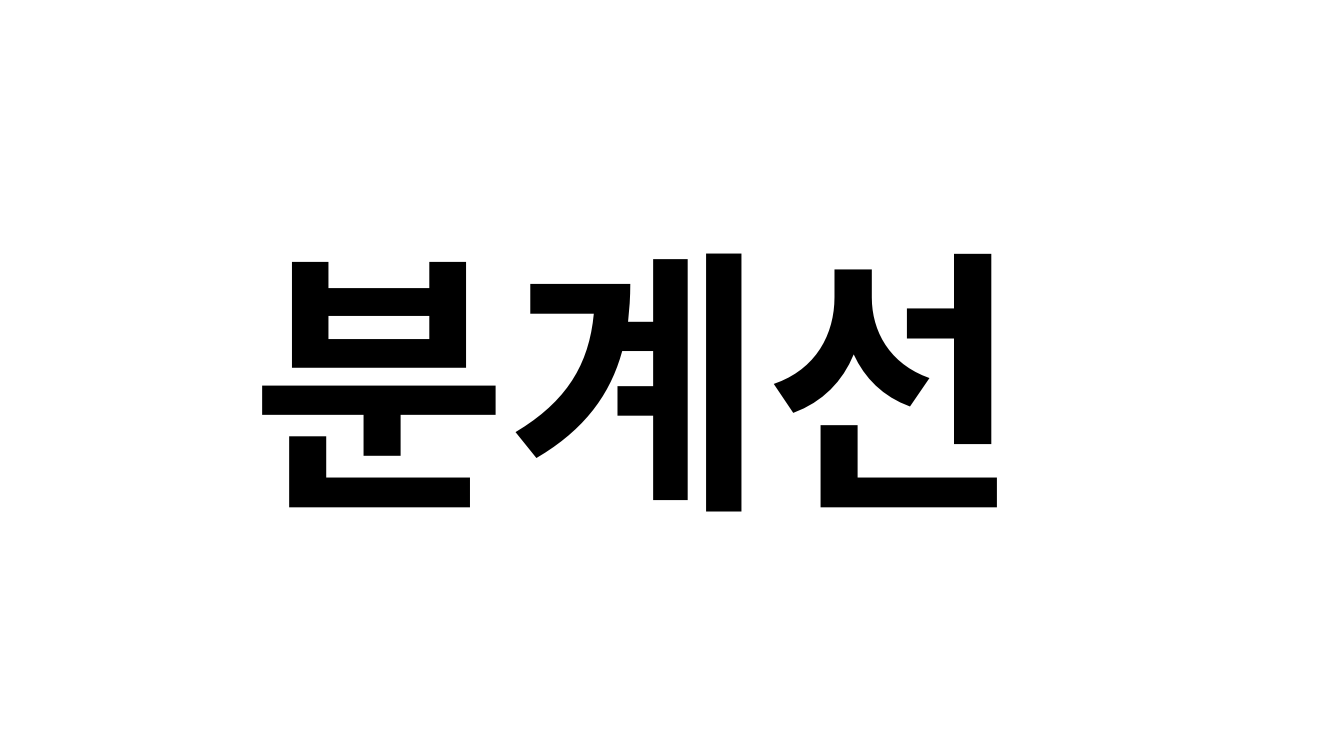
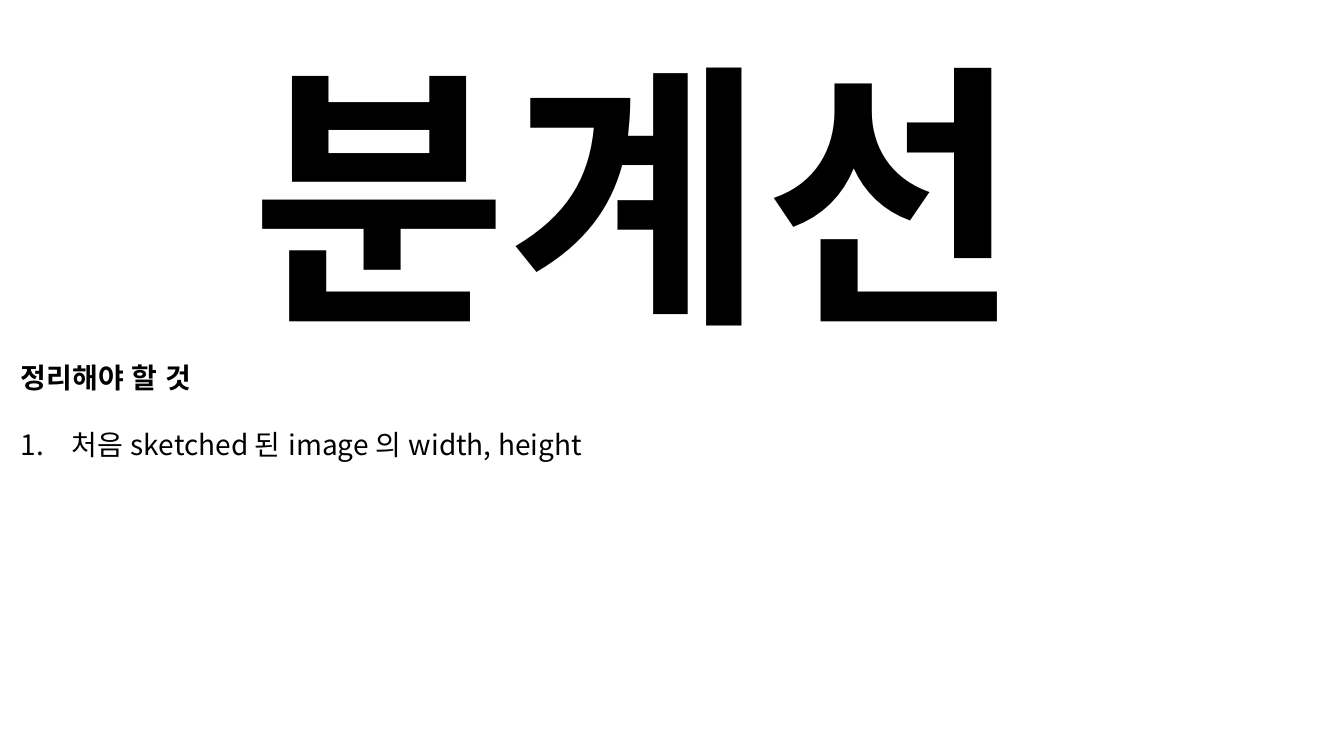
Before and after one commit to 2022-AI-project/Johoon_Auto_painting, a slide deck: slide 10 of 인공지능 발표 ppt.pptx (slide 9 before the commit). Drawn at 1344x756 pixels with LibreOffice and Linux fonts; fonts in the diff are those of the drawing. Boxes give left, top, right and bottom in pixels: in the first picture for what was removed or moved away, otherwise in the second. Text is boxed around its words. In the diff, an @@ line names an element or a change of style, - is before the commit and + after.

```diff
--- a/인공지능 발표 ppt.pptx
+++ b/인공지능 발표 ppt.pptx
@@ text "분계선": place and size @@
-text "분계선" at (252, 253, 1021, 512)
+text "분계선" at (252, 67, 1021, 326)
@@ text added at (21, 364, 582, 462), 20 pt, text #000000 @@
+정리해야 할 것
+1. 처음 sketched 된 image 의 width, height
```
Also in this commit, not shown: 2 other slides changed, 2 slides added, 1 slide removed, 1 other file.
